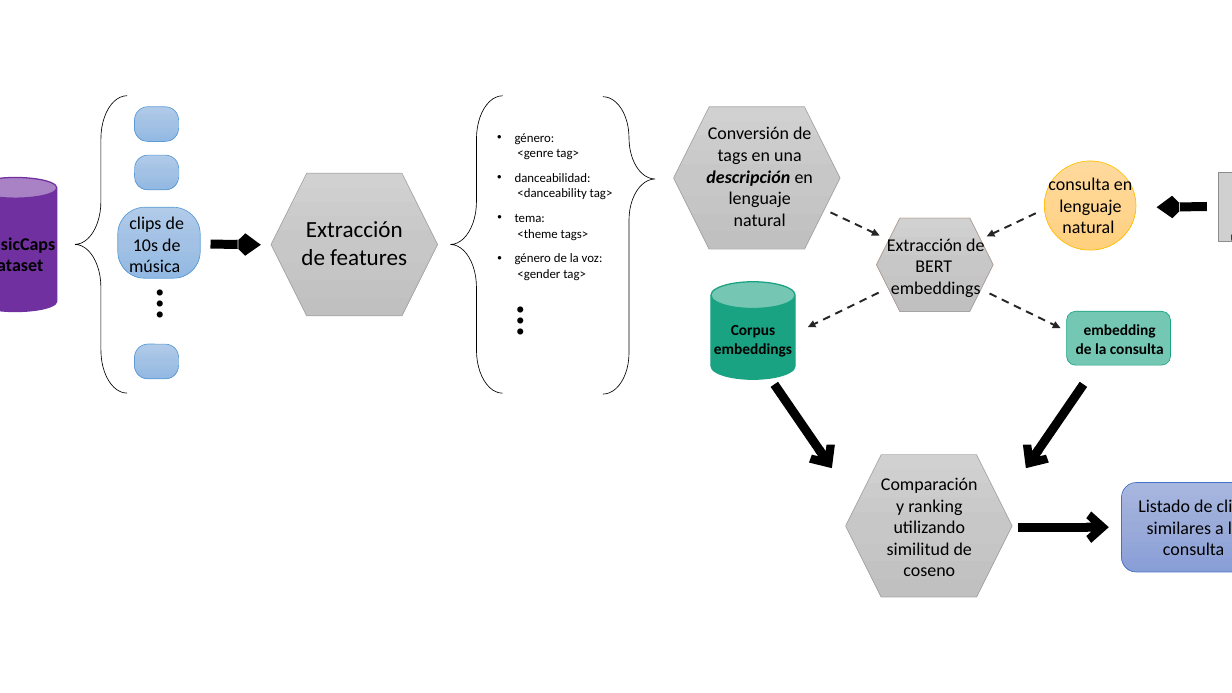
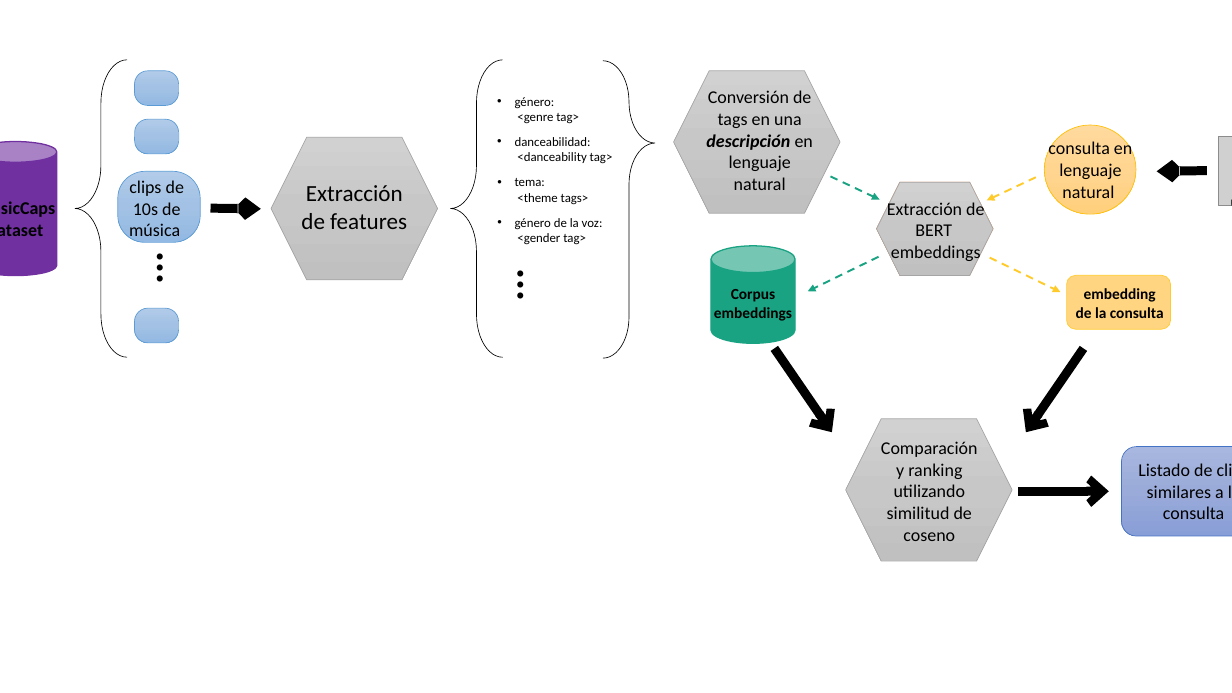
Before and after one commit to NileyGF/Busqueda-semantica-en-audios.-Tesis, a slide deck: slide 1 of docs/design.pptx. Drawn at 1232x693 pixels with LibreOffice and Linux fonts; fonts in the diff are those of the drawing; grey boxes stand for pictures. Boxes give left, top, right and bottom in pixels: in the first picture for what was removed or moved away, otherwise in the second. Text is boxed around its words. In the diff, an @@ line names an element or a change of style, - is before the commit and + after.

```diff
--- a/docs/design.pptx
+++ b/docs/design.pptx
@@ arrow (831, 177) - (880, 200): stroke #262626 1.5 pt dashed to #19A382 1.5 pt dashed @@
@@ arrow (1036, 177) - (987, 201): stroke #262626 1.5 pt dashed to #FFCB2B 1.5 pt dashed @@
@@ arrow (879, 257) - (808, 291): stroke #262626 1.5 pt dashed to #19A382 1.5 pt dashed @@
@@ 17 texts, 9 arrows, 6 rounded rectangles, 5 hexagons, 3 left braces, 2 cylinders, 1 picture, 1 ellipse: place and size @@
-17 texts, 9 arrows, 6 rounded rectangles, 5 hexagons, 3 left braces, 2 cylinders, 1 picture, 1 ellipse at bbox=[0, 96, 1232, 597]
+17 texts, 9 arrows, 6 rounded rectangles, 5 hexagons, 3 left braces, 2 cylinders, 1 picture, 1 ellipse at bbox=[0, 60, 1232, 561]
@@ arrow (990, 258) - (1061, 292): stroke #262626 1.5 pt dashed to #FFCB2B 1.5 pt dashed @@
@@ rounded rectangle at bbox=[1067, 275, 1170, 329]: fill #74C7B3 to #FFD582; outline #19A382 0.5 pt to #FFCB2B 0.5 pt @@
```
Also in this commit, not shown: 11 other files.
